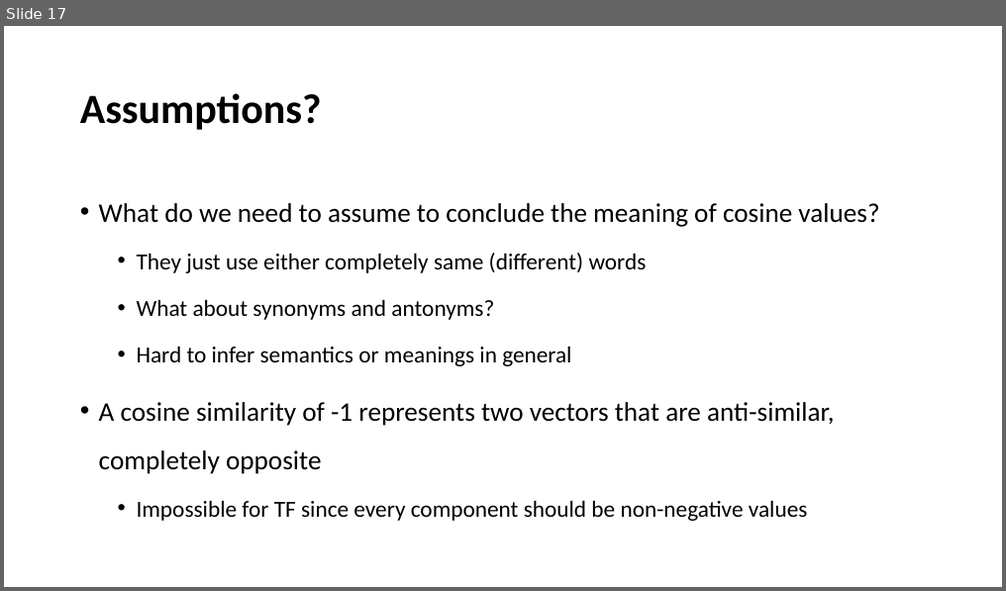
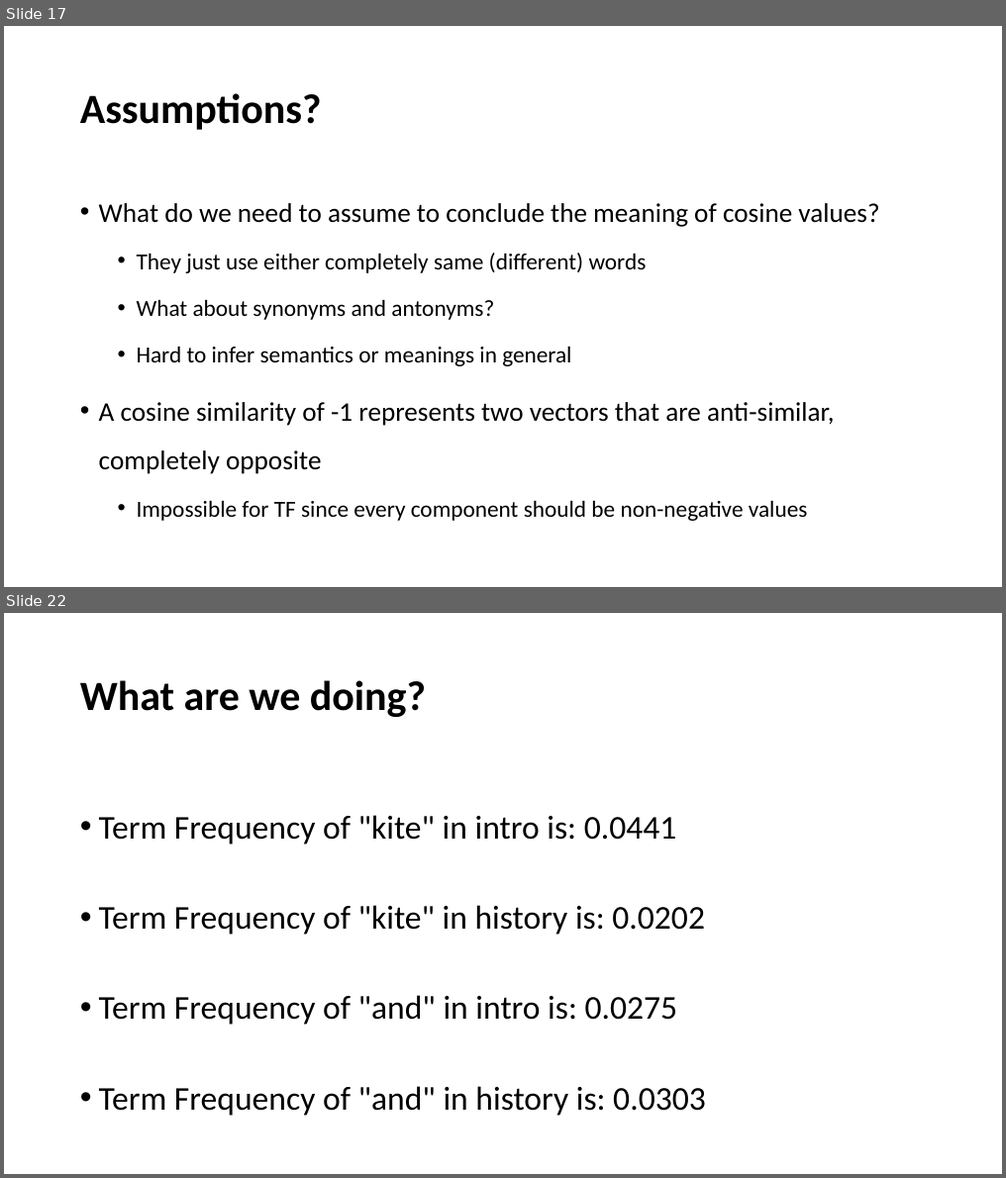
Before and after one commit to YeabinMoonEcon/BUS211, a slide deck: BUS243_NLP/lecture_notes/Lecture3.pptx. Shown one above the other, each under a label of ours: slide 17 before the commit, slides 17 and 22 after it; the slides between them are not shown. The pictures are 1006x591 and 1006x1178 pixels, drawn with LibreOffice and Linux fonts; fonts in the diff are those of the drawing. Boxes give left, top, right and bottom in pixels: in the first picture for what was removed or moved away, otherwise in the second. Text is boxed around its words. In the diff, an @@ line names an element or a change of style, - is before the commit and + after.

```diff
--- a/BUS243_NLP/lecture_notes/Lecture3.pptx
+++ b/BUS243_NLP/lecture_notes/Lecture3.pptx
@@ slide 22 added at (4, 613, 1002, 1174), background #FFFFFF @@
@@ title added at (80, 680, 426, 717), 40 pt, text #000000, bold @@
+What are we doing?
@@ text added at (99, 815, 706, 1116), 32 pt, text #000000 @@
+• Term Frequency of "kite" in intro is: 0.0441
+• Term Frequency of "kite" in history is: 0.0202
+• Term Frequency of "and" in intro is: 0.0275
+• Term Frequency of "and" in history is: 0.0303
```
Also in this commit, not shown: 1 slide changed, 13 other slides added, 4 other files.
